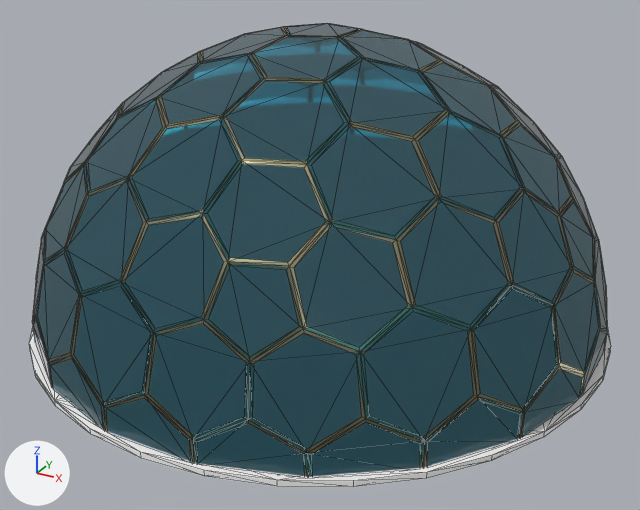
Two versions of the glTF model public/models/adaptive-dome.glb, one commit apart.
Rendered twice from a camera (50 mm lens) standing at (6.87, -12.48, 7.27) and looking at (0.25, -0.45, 1.25). The lights are fixed; the arrows at lower left show +X, +Y and +Z. The picture after the commit comes second. Mesh edges are drawn as thin lines. Where no turn or scale is listed for an object, it has been applied to the vertices. Vertices at exactly the same position are counted once.

Objects in the first picture: 'Base_Platform', 'Dome_Frame', 'Dome_Panels'.
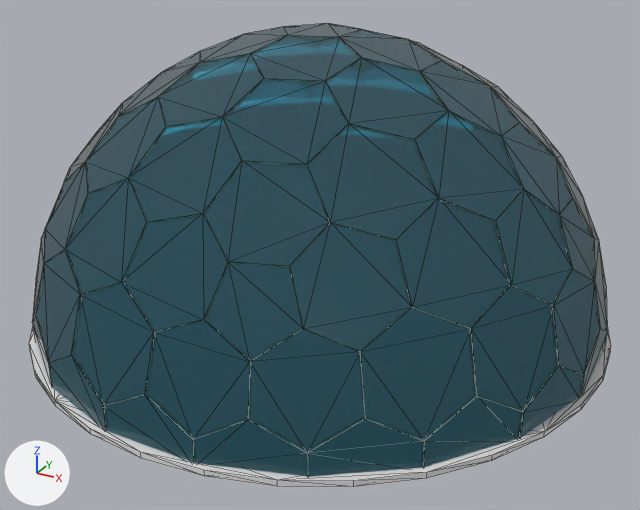
What differs and where, as boxes [x1, y1, x2, y2] in the pictures (640 x 510 px):
'Dome_Frame', surface changed, reshaped (not visible afterwards)
    before: [32, 23, 607, 477]
'Base_Platform', recoloured, surface changed
    both: [29, 330, 611, 487]

Edits to the bpy script that builds the scene:
```text
Change mat_材质_002:
    mat_材质_002.roughness: 0.391 -> 0.071
Change mat_材质_001:
    mat_材质_001.roughness: 1.0 -> 0.5
    mat_材质_001.base_color: (1.0, 1.0, 1.0) -> (0.8, 0.8, 0.8)  # white #ffffff -> white #e7e7e7
Change me_棱角球_002:
    where me_棱角球_002.from_pydata(...)  # 700 vertices, 1040 faces; spans x -4.84..4.86, y -4.84..4.84, z -0.02..4.89
    used by ob_dome_frame; location = (0.0, 0.0, 0.0)
    me_棱角球_002 part 1: 520 of 700 vertices moved; they spanned x -4.84..4.85, y -4.84..4.84, z 0.03..4.89 and now span x -4.76..4.78, y -4.77..4.77, z 0.0..4.82; mean shift (0.0, 0.0, -0.03); largest move (-4.82, -0.82, 0.03) -> (-4.76, -0.77, 0.0)
```
